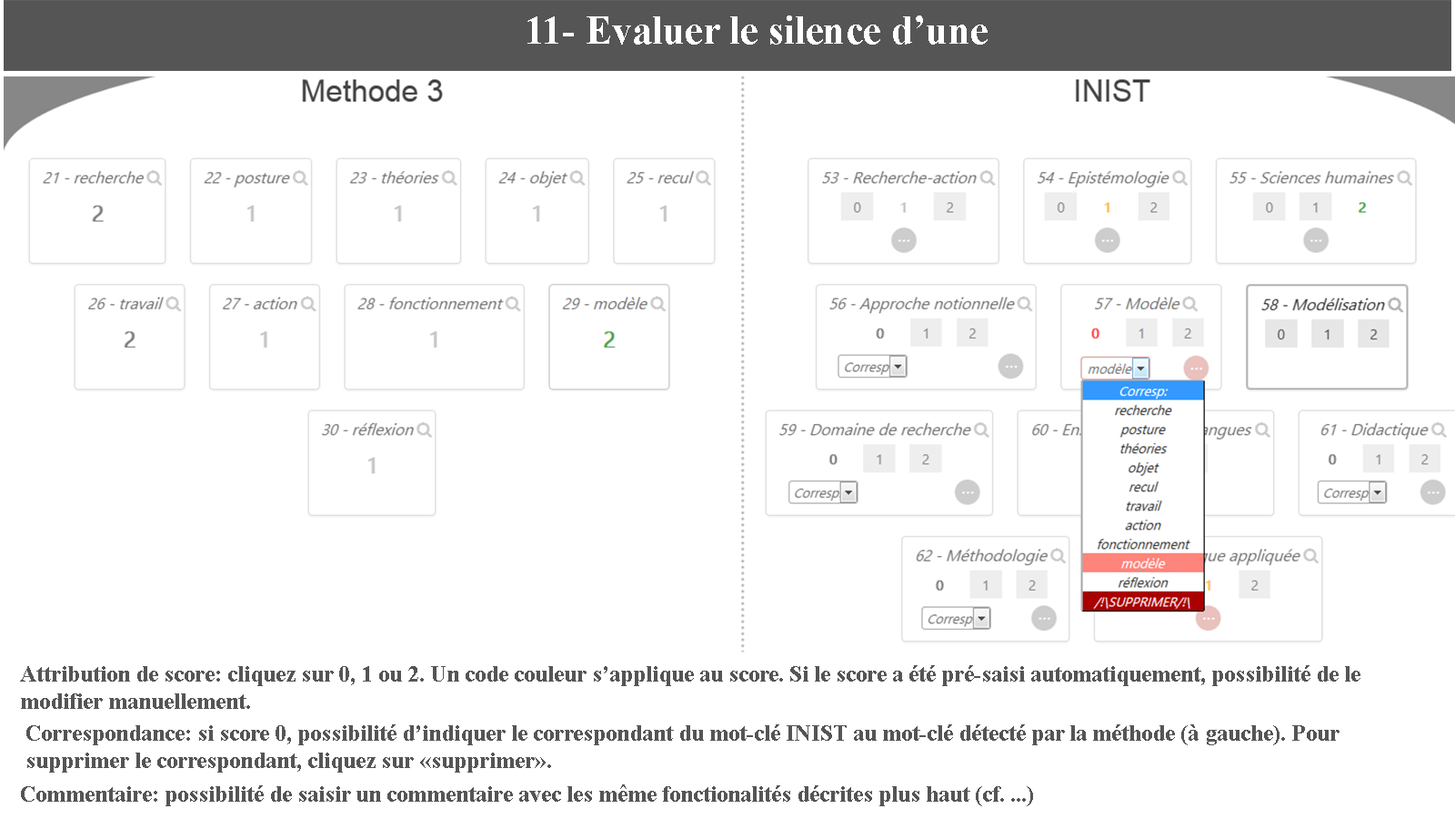
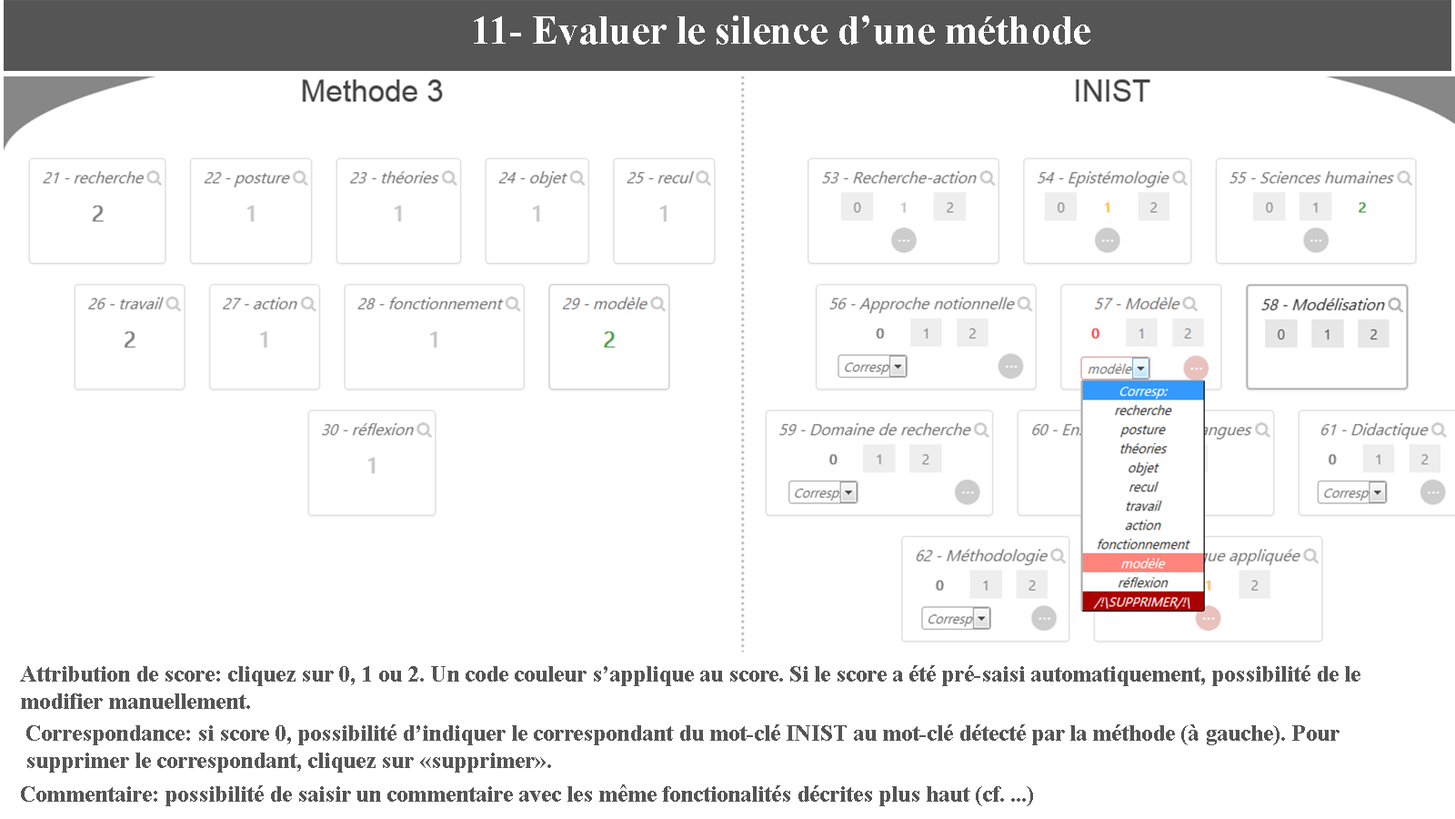
Layer changes from the first 1455 x 819 image to the second:
painted on "11- Evaluer le silence d’une méthode" over left=473, top=15, right=1091, bottom=45
